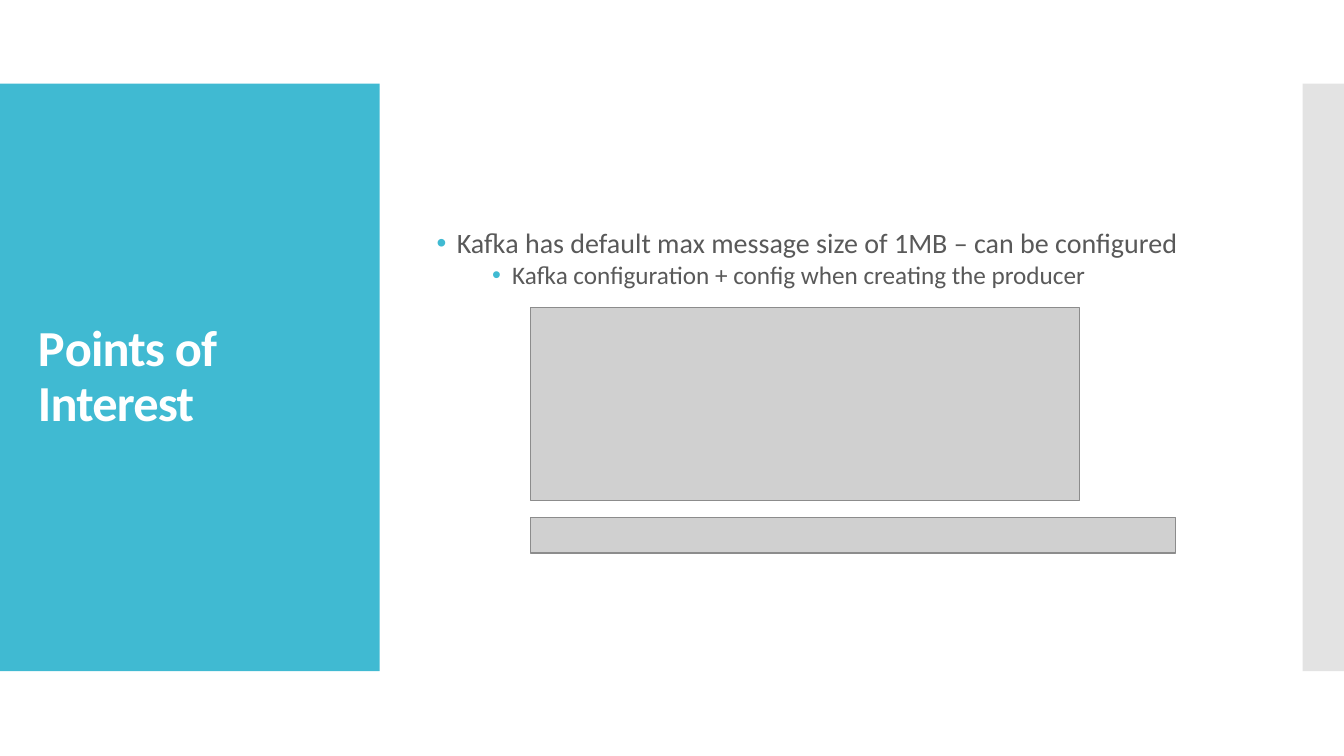
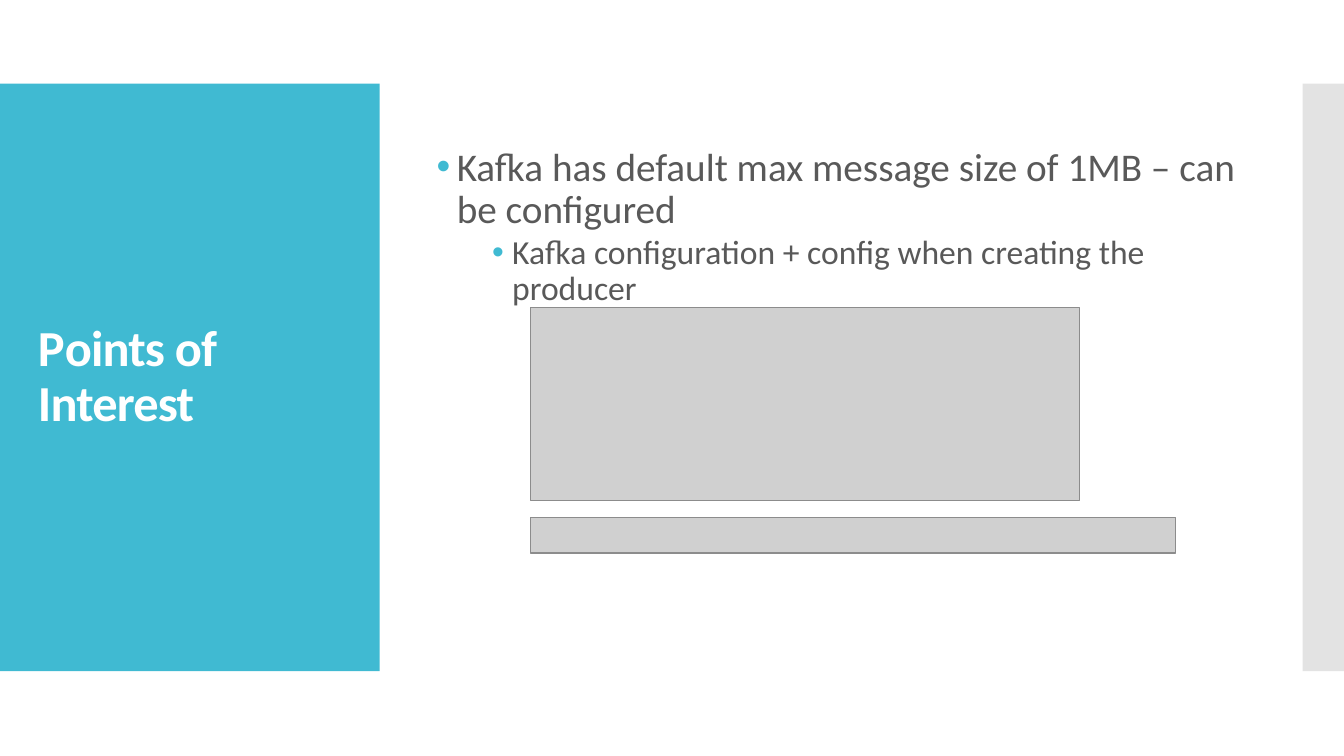
Before and after one commit to livgeni/NayaDE-Final-Project, a slide deck: slide 8 of FinalProjectDesign.pptx. Drawn at 1344x756 pixels with LibreOffice and Linux fonts; fonts in the diff are those of the drawing; grey boxes stand for pictures. Boxes give left, top, right and bottom in pixels: in the first picture for what was removed or moved away, otherwise in the second. Text is boxed around its words. In the diff, an @@ line names an element or a change of style, - is before the commit and + after.

```diff
--- a/FinalProjectDesign.pptx
+++ b/FinalProjectDesign.pptx
@@ text "Kafka has default max message ..." at <box>457,153,1235,309</box>: size 20 to 28 pt in "Kafka has default max message size of ..."; size 18 to 24 pt in "Kafka configuration + config when creating the ..." @@
```
Also in this commit, not shown: 5 other slides changed.
